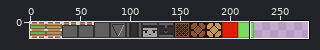
Sprite sheet: textures/all.png. The first picture is a wide view before the edit; the outline marks the close-up.
Close-up. Before:
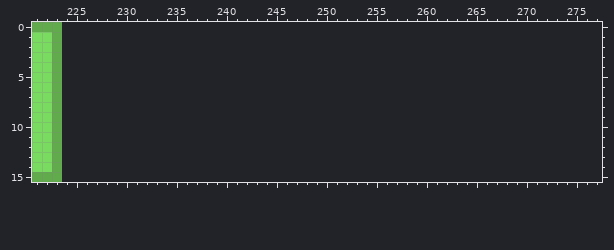
The file is 224x16 pixels. Colours within 5 levels of each other are drawn and written as one. Shown: x 221..277, y 0..15. The old version is drawn lined up with the new one, on the new canvas. The wide view leaves out empty margins.
New version:
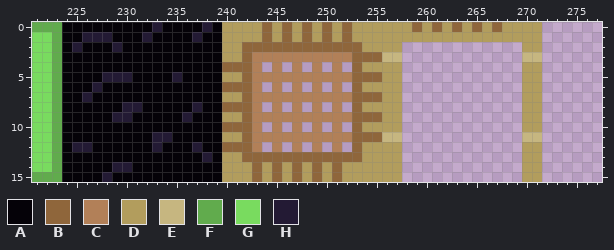
Palette (. is transparent): A #050208  B #8f663b  C #b28058  D #b29d5d  E #c6b680  F #61ab4d  G #79db5f  H #231a34
From old to new:
canvas 224x16 -> 288x16
y 0: x 224..271 ................................................ -> AAAAAAAAAHAAAAHADDDDBDBDBDBDBDDDDDDBDBDBDBDBDDDD
y 1: x 224..271 ................................................ -> AAHHHAAAHAAAAHAADDDDBDBDBDBDBDDDDDDDDDDDDDDDDDDD
y 2: x 224..257 .................................. -> AHAAAHAAAAAAAAAADDBBBBBBBBBBBBDDDD; x 270..271 .. -> DD
y 3: x 224..257 .................................. -> AAAAAAAAAAAAAAAADDBCCCCCCCCCCBBBEE; x 270..271 .. -> EE
y 4: x 224..243 .................... -> AAAAAAAAAAAAAAAABBBC; x 245 . -> C; x 247 . -> C; x 249 . -> C; x 251 . -> C; x 253..257 ..... -> BDDDD; x 270..271 .. -> DD
y 5: x 224..257 .................................. -> AAAAHHHAAAAHAAAADDBCCCCCCCCCCBBBDD; x 270..271 .. -> DD
y 6: x 224..243 .................... -> AAAHAAAAAAAAAAAABBBC; x 245 . -> C; x 247 . -> C; x 249 . -> C; x 251 . -> C; x 253..257 ..... -> BDDDD; x 270..271 .. -> DD
y 7: x 224..257 .................................. -> AAHAAAAAAAAAAAAADDBCCCCCCCCCCBBBDD; x 270..271 .. -> DD
y 8: x 224..243 .................... -> AAAAAAHHAAAAAHAABBBC; x 245 . -> C; x 247 . -> C; x 249 . -> C; x 251 . -> C; x 253..257 ..... -> BDDDD; x 270..271 .. -> DD
y 9: x 224..257 .................................. -> AAAAAHHAAAAAHAAADDBCCCCCCCCCCBBBDD; x 270..271 .. -> DD
y 10: x 224..243 .................... -> AAAAAAAAAAAAAAAABBBC; x 245 . -> C; x 247 . -> C; x 249 . -> C; x 251 . -> C; x 253..257 ..... -> BDDDD; x 270..271 .. -> DD
y 11: x 224..257 .................................. -> AAAAAAAAAHHAAAAADDBCCCCCCCCCCBBBEE; x 270..271 .. -> EE
y 12: x 224..243 .................... -> AHHAAAAAAHAAAHAABBBC; x 245 . -> C; x 247 . -> C; x 249 . -> C; x 251 . -> C; x 253..257 ..... -> BDDDD; x 270..271 .. -> DD
y 13: x 224..257 .................................. -> AAAAAAAAAAAAAAHADDBBBBBBBBBBBBDDDD; x 270..271 .. -> DD
y 14: x 224..257 .................................. -> AAAAAHHAAAAAAAAADDDBDBDBDBDBDDDDDD; x 270..271 .. -> DD
y 15: x 224..257 .................................. -> AAAAHAAAAAAAAAAADDDBDBDBDBDBDDDDDD; x 270..271 .. -> DD
Boxes around the changes in both close-ups, in picture pixels (x1, y1, x2, y2):
added: (62, 22, 542, 182)
